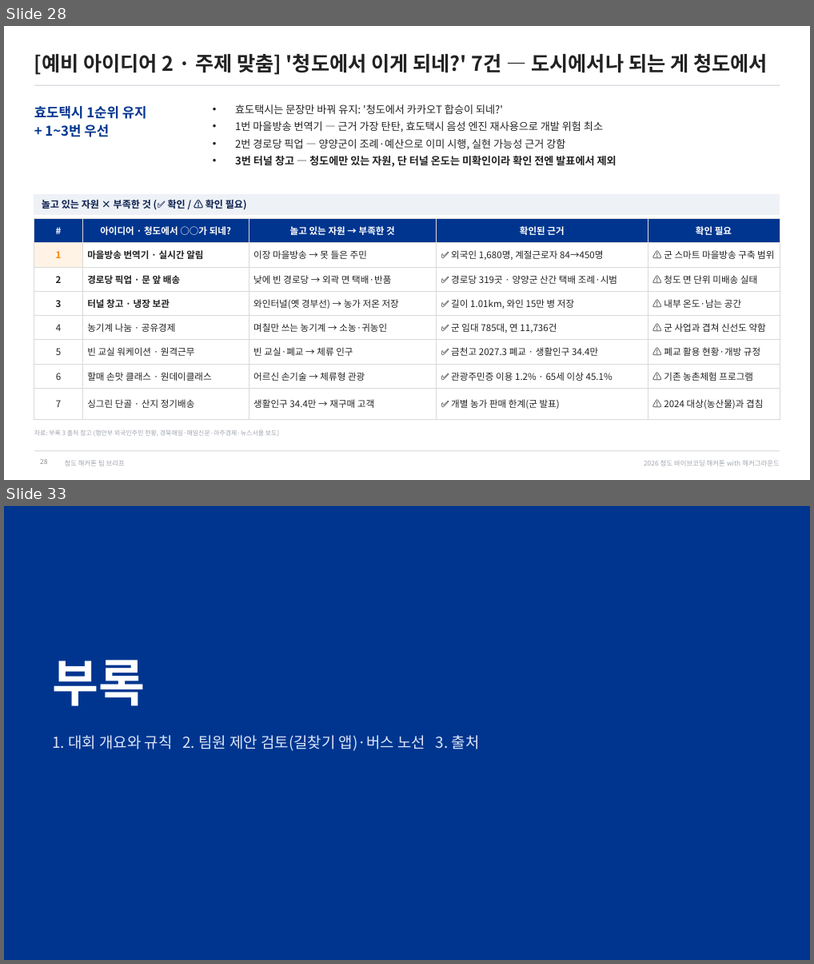
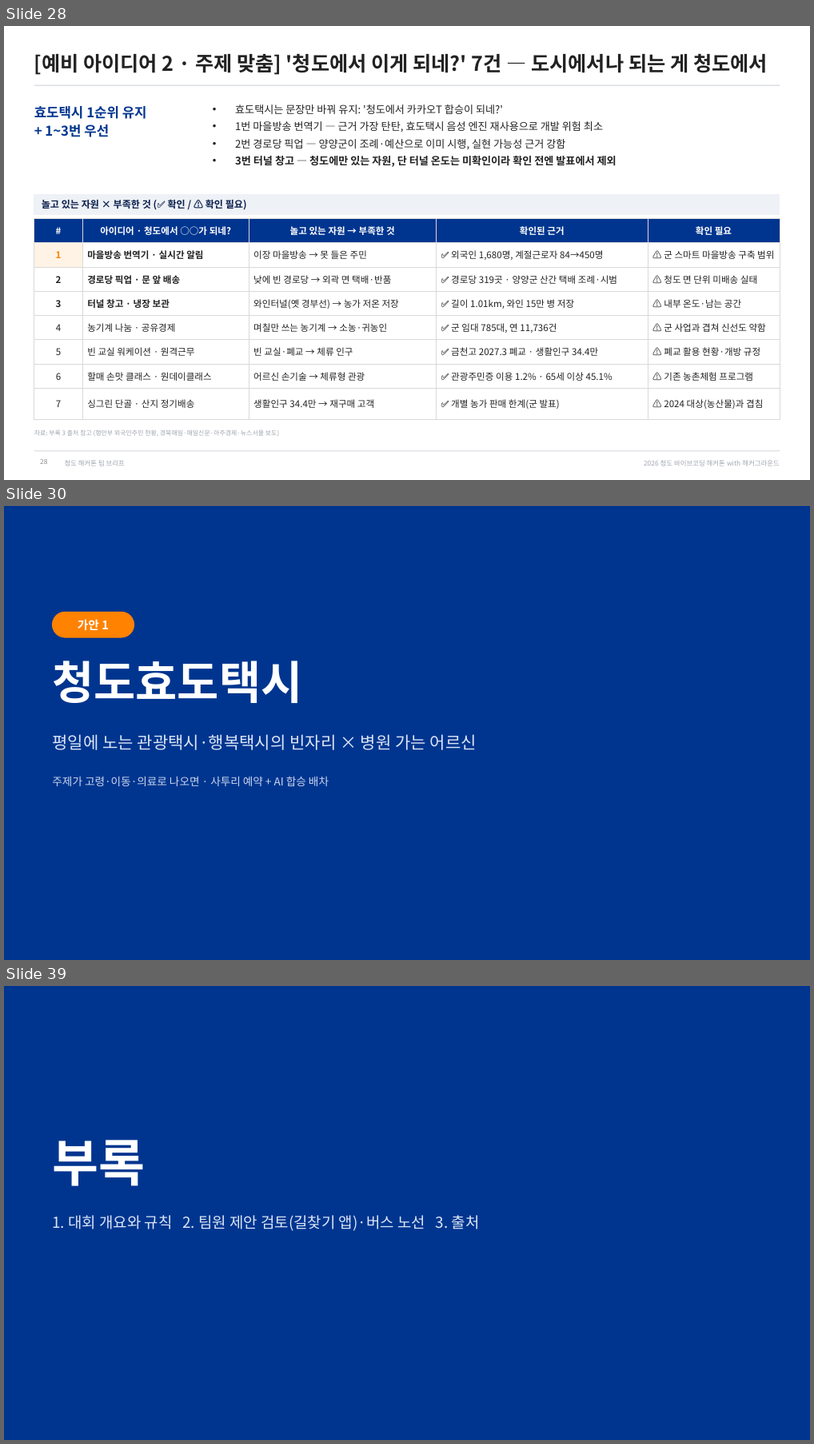
Before and after one commit to fordgril307-wq/Cheongdo_Hackathon, a slide deck: docs/team-brief/청도해커톤_팀브리프.pptx. Shown one above the other, each under a label of ours: slides 28 and 33 before the commit, slides 28, 30 and 39 after it; the slides between them are not shown. The pictures are 814x964 and 814x1444 pixels, drawn with LibreOffice and Linux fonts; fonts in the diff are those of the drawing. Boxes give left, top, right and bottom in pixels: in the first picture for what was removed or moved away, otherwise in the second. Text is boxed around its words. In the diff, an @@ line names an element or a change of style, - is before the commit and + after.

```diff
--- a/docs/team-brief/청도해커톤_팀브리프.pptx
+++ b/docs/team-brief/청도해커톤_팀브리프.pptx
@@ slide 30 added at (x1=4, y1=506, x2=810, y2=960), background #00358F @@
@@ rounded rectangle added at (x1=52, y1=612, x2=134, y2=637), fill #FF8200, outline #FF8200 1 pt @@
@@ text added at (x1=78, y1=619, x2=109, y2=631), 14 pt, text #FFFFFF, bold @@
+가안 1
@@ text added at (x1=52, y1=660, x2=302, y2=703), 54 pt, text #FFFFFF, bold @@
+청도효도택시
@@ text added at (x1=52, y1=734, x2=477, y2=750), 20 pt, text #DCE6F7 @@
+평일에 노는 관광택시·행복택시의 빈자리 × 병원 가는 어르신
@@ text added at (x1=52, y1=776, x2=329, y2=786), 13 pt, text #C9D6EE @@
+주제가 고령·이동·의료로 나오면 · 사투리 예약 + AI 합승 배차
@@ what was slide 33 is now slide 39 @@
```
Also in this commit, not shown: 5 slides changed, 5 other slides added, 3 other files.
